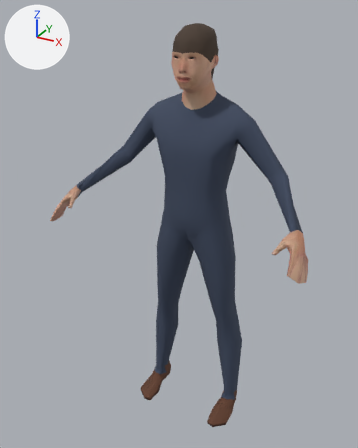
The glTF model priv/models/man.far.glb: old version first, new version second.
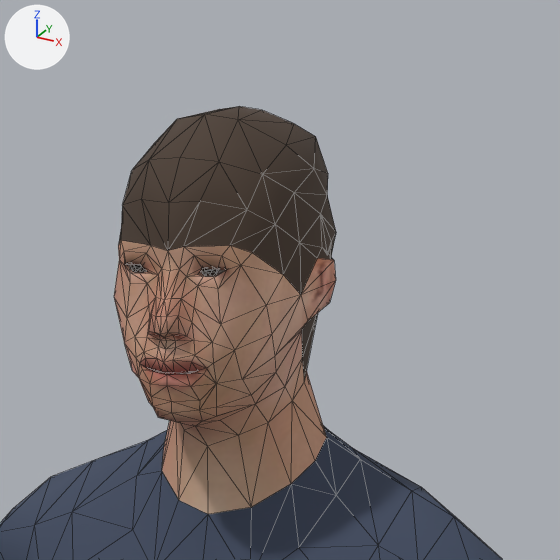
The first picture shows the older version from a 50 mm lens placed at (0.866, -1.747, 1.751), pointed at (-0.035, -0.107, 0.931). The close-ups show the older and then the newer version on the part from 41% to 74% of the width and 0% to 27% of the height of that picture. Only the edits that show in the close-ups are written down. Every picture has the same lights, and +X, +Y and +Z are marked at upper left. The close-ups show mesh edges as thin lines. Vertices at exactly the same position are counted once.

The scene before the commit, as lines of its bpy script (objects in view):
```python
mat_color_male_casualsuit01 = principled_material('color_male_casualsuit01')
mat_color_male_casualsuit01.base_color = (0.0497, 0.0685, 0.117)  # dark blue #3f4a60
mat_color_male_casualsuit01.roughness = 0.9
me_man_mesh = bpy.data.meshes.new('man_mesh')
me_man_mesh.from_pydata(...)  # 838 vertices, 1644 faces; spans x -0.55..0.55, y -0.35..0.1, z 0.0..1.7
# faces by material slot: [626, 138, 184, 172, 12, 512]
me_man_mesh.materials.append(mat_color_male_casualsuit01)  # dark blue #3f4a60
me_man_mesh.materials.append(mat_color_shoes01)  # brown #623e2c
me_man_mesh.materials.append(mat_color_short02)  # brown #4b3c31
me_man_mesh.materials.append(mat_eyes)  # picture img_image_0
me_man_mesh.materials.append(mat_hole)  # black #281618
me_man_mesh.materials.append(mat_skin)  # picture img_image_1
ob_man_mesh = bpy.data.objects.new('man_mesh', me_man_mesh)
ob_man_mesh.location = (0.0, 0.0, 0.0)
```
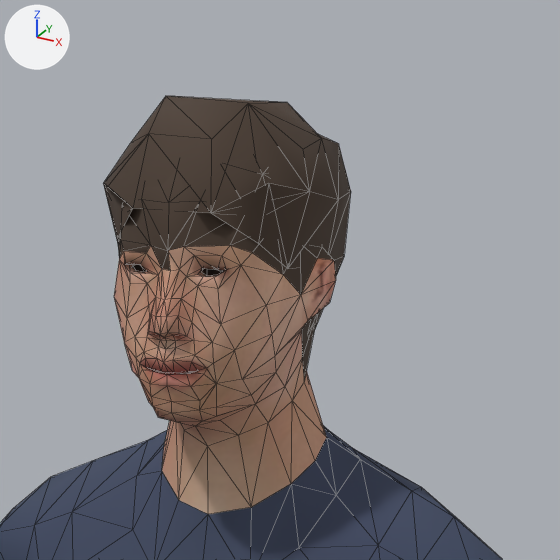
Boxes [x1, y1, x2, y2] around the edits, measured in the close-ups (560 x 560 px):
'man_mesh', recoloured, reshaped: before [0, 106, 503, 560]; after [0, 96, 503, 560]
part 1 of me_man_mesh, added (brown): after [103, 96, 351, 332]
part 2 of me_man_mesh, cut back: [119, 251, 241, 324] in both
part 3 of me_man_mesh, recoloured (darker): [118, 241, 170, 270] in both

The change, as a diff of the scene's bpy script:
```diff
--- a/priv/models/man.far.glb.py
+++ b/priv/models/man.far.glb.py
@@ mat_color_male_casualsuit01 @@
 n0 = _N.new('ShaderNodeBsdfPrincipled'); n0.name = 'Principled BSDF'
-n0.inputs[0].default_value = (0.0497, 0.0685, 0.117, 1.0)  # 'Base Color', dark blue #3f4a60
 n0.inputs[2].default_value = 0.9  # 'Roughness'
 n1 = _N.new('ShaderNodeOutputMaterial'); n1.name = 'Material Output'
+n2 = _N.new('ShaderNodeVertexColor'); n2.name = 'Color Attribute'
 _L.new(n0.outputs[0], n1.inputs[0])  # 'BSDF' to 'Surface'
+_L.new(n2.outputs[0], n0.inputs[0])  # 'Color' to 'Base Color'
@@ me_man_mesh @@
 # used by ob_man_mesh; location = (0.0, 0.0, 0.0)
-me_man_mesh.from_pydata(...)  # 838 vertices, 1644 faces; spans x -0.55..0.55, y -0.35..0.1, z 0.0..1.7
+me_man_mesh.from_pydata(...)  # 805 vertices, 1568 faces; spans x -0.55..0.55, y -0.35..0.1, z 0.0..1.7
+# me_man_mesh part 1: a new loose piece of 45 vertices spanning x -0.09..0.08, y -0.14..0.06, z 1.51..1.7, in mat_color_short02 (brown #4b3c31)
+# me_man_mesh part 2
+# 78 vertices are removed from x -0.05..0.05, y -0.14..-0.11, z 1.57..1.6
+# 224 faces are deleted
+# 10 vertices move within x -0.04..0.04, y -0.14..-0.11, z 1.57..1.59
+# 24 new faces join them, mat_eyes (picture img_image_0)
+# 52 new faces join them, mat_skin (picture img_image_1)
+# me_man_mesh part 3: 16 faces spanning x -0.09..0.0, y -0.15..0.03, z 1.47..1.6 switch from mat_skin (picture img_image_1) to mat_color_short02 (brown #4b3c31)
+# other edits to the shape of me_man_mesh do not show in these pictures
 me_man_mesh.materials.append(mat_color_male_casualsuit01)
```
